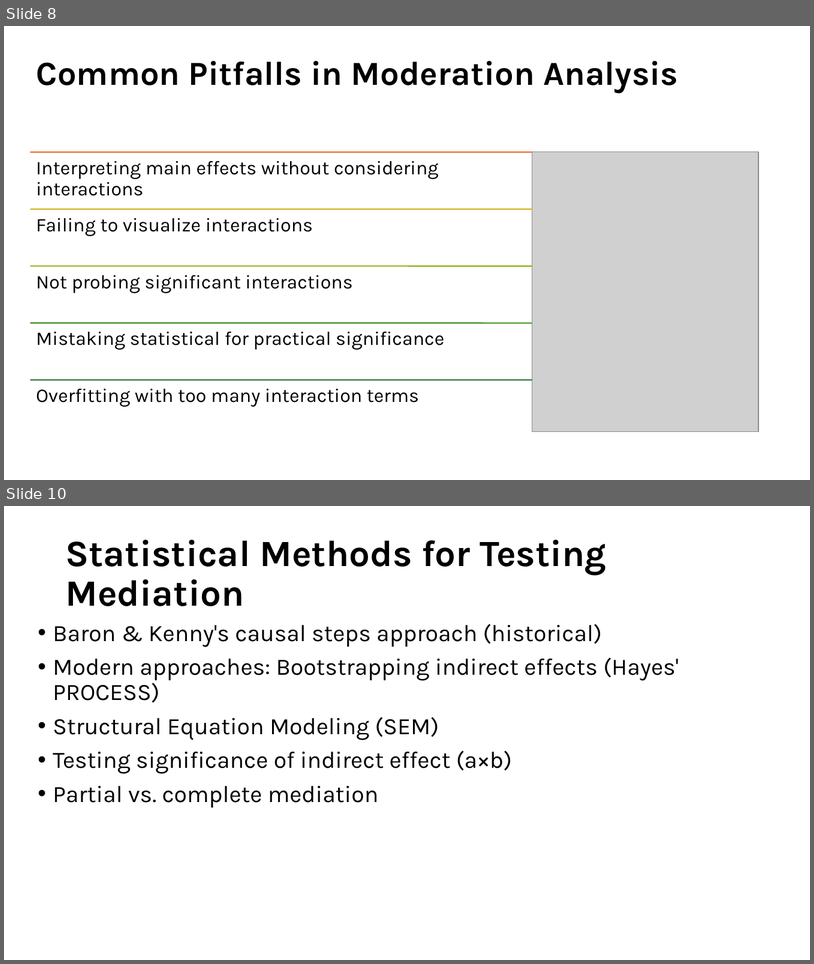
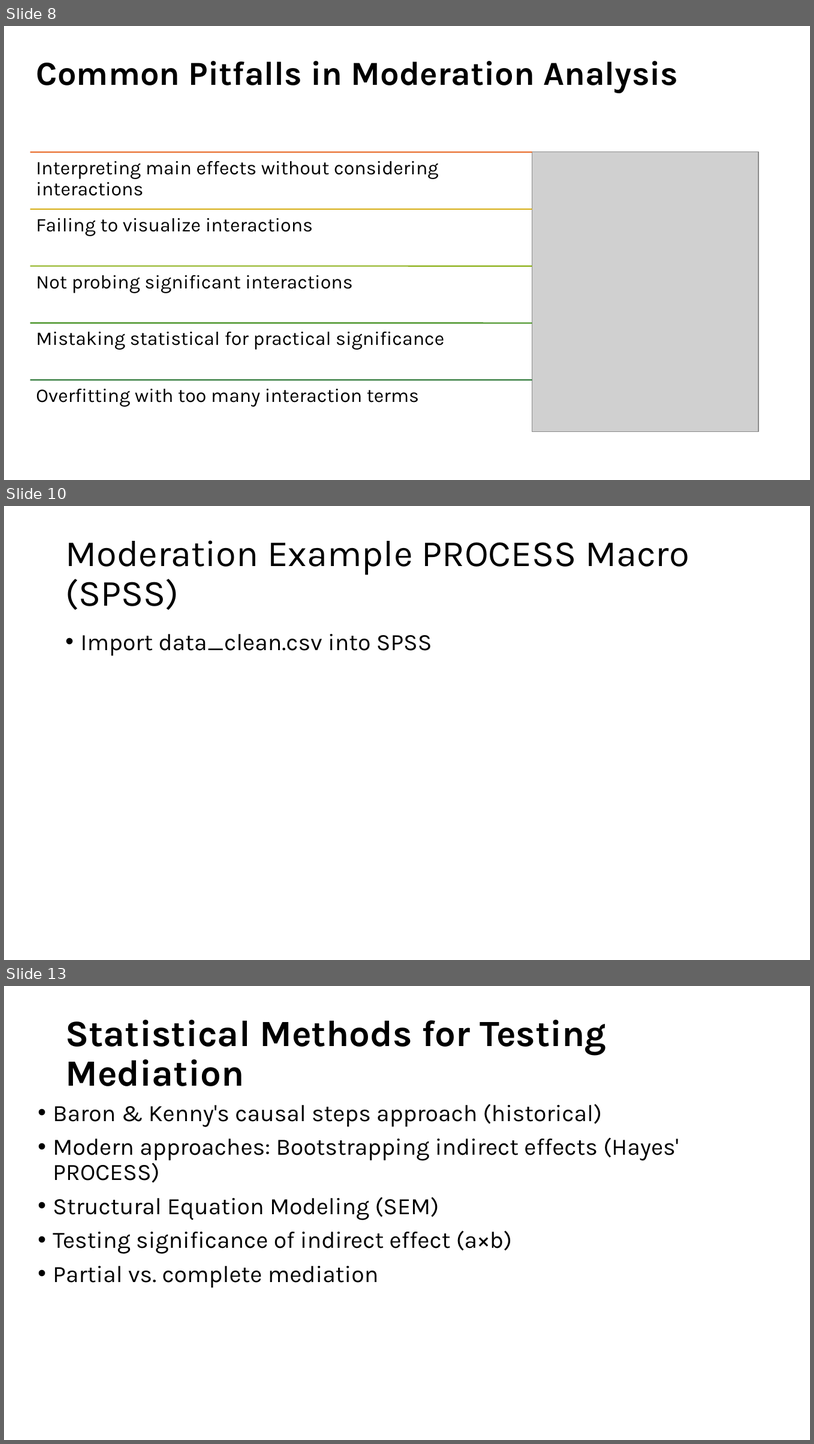
Before and after one commit to EwokOzwok/Data-Analysis-II---CBHPAR-Seminar, a slide deck: Data Analysis II - Mediation and Moderation.pptx. Shown one above the other, each under a label of ours: slides 8 and 10 before the commit, slides 8, 10 and 13 after it; the slides between them are not shown. The pictures are 814x964 and 814x1444 pixels, drawn with LibreOffice and Linux fonts; fonts in the diff are those of the drawing; grey boxes stand for pictures. Boxes give left, top, right and bottom in pixels: in the first picture for what was removed or moved away, otherwise in the second. Text is boxed around its words. In the diff, an @@ line names an element or a change of style, - is before the commit and + after.

Commit message:
updates SPSS moderation

```diff
--- a/Data Analysis II - Mediation and Moderation.pptx
+++ b/Data Analysis II - Mediation and Moderation.pptx
@@ slide 10 added at <box>4,506,810,960</box>, background #FFFFFF @@
@@ title added at <box>65,540,690,610</box>, 44 pt, text #000000 @@
+Moderation Example PROCESS Macro (SPSS)
@@ text added at <box>81,634,432,656</box>, 28 pt, text #000000 @@
+• Import data_clean.csv into SPSS
@@ what was slide 10 is now slide 13 @@
```
Also in this commit, not shown: 1 slide changed, 3 other slides added, 1 slide removed, 4 other files.
